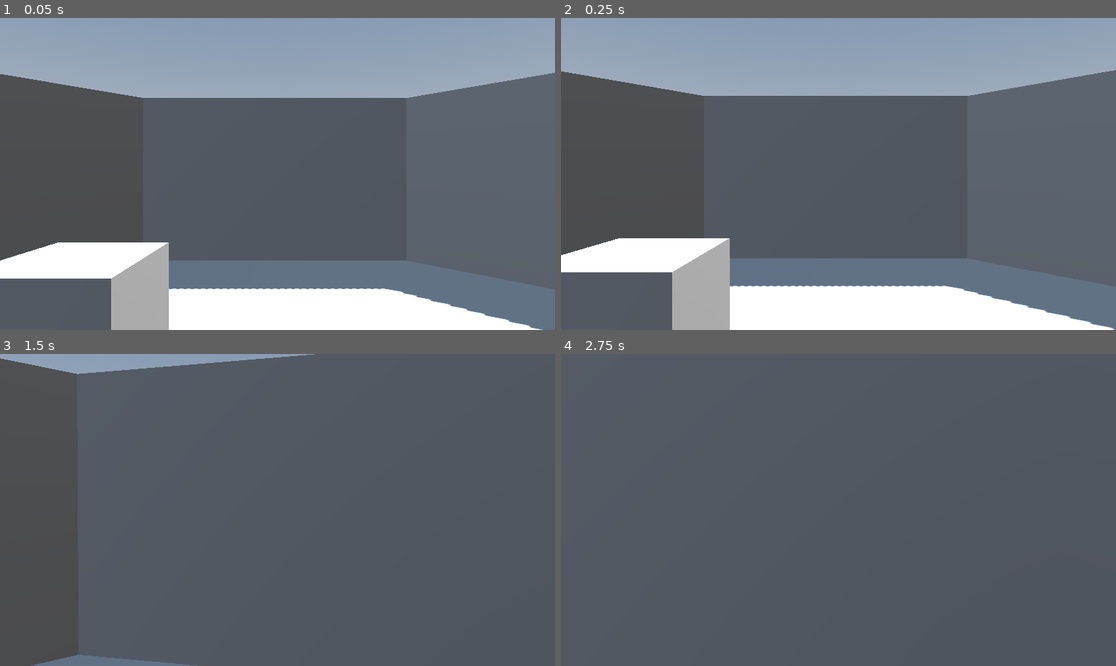
Above: before the commit, frames 1-4 (two rows, left to right).
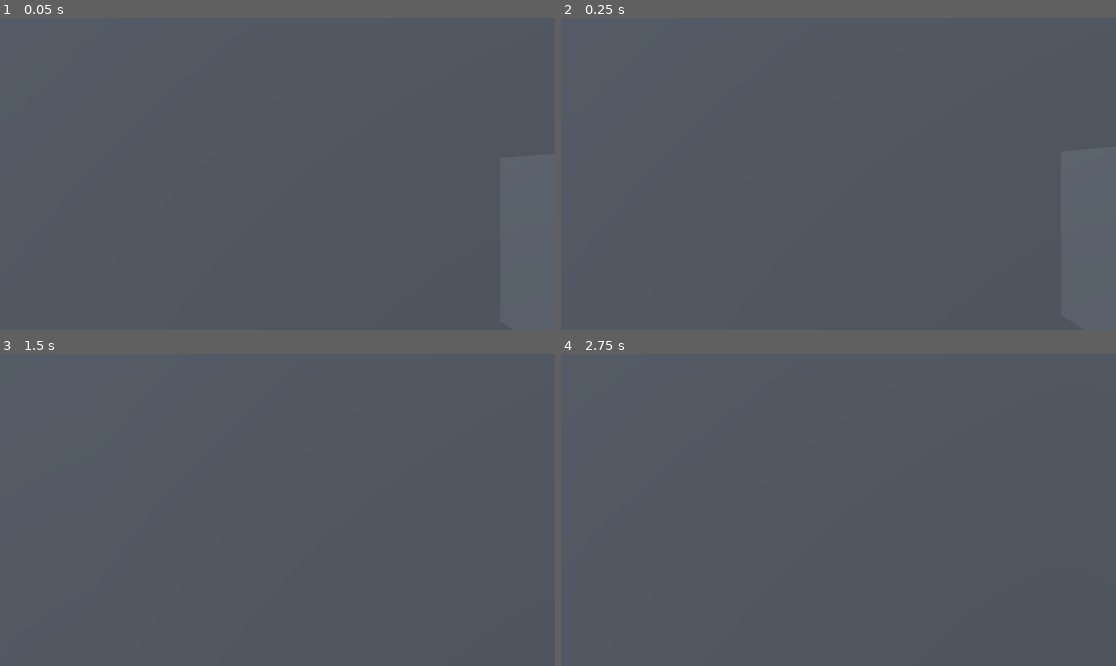
Above: after the commit, the same moments.

Repository: fabio98p/spagetti_invasion_jam
Game: Godot game, scene res://Levels/level_1/experimental.tscn
The game is run twice, just before and just after one commit, with the same random seed, the same clock (stepped at 60 frames per second) and the same inputs. The project has no main scene, so this scene is started directly.
Inputs (mouse positions are in pixels of both pictures, inside the frame that each line leads up to):
- Up to frame 1 (0.05 s): no input
- Up to frame 2 (0.25 s): no input
- Up to frame 3 (1.5 s): tap Enter at 0.5 s; move the mouse to (305, 510) at 0.52 s; hold W (forward) from 0.53 s (still down); tap E (interaction) at 0.6 s; move the mouse to (249, 510) at 1.27 s; tap Shift (sprint) at 1.35 s
- Up to frame 4 (2.75 s): keep holding W (forward); move the mouse to (849, 503) at 2.02 s; tap E (interaction) at 2.1 s

The runs differ from the first frame. In frame 1, 43% of the frame differs, in the area x 0-100%, y 0-100%; in frame 2, 43%; in frame 3, 2.5%; in frame 4, less than 0.1%.

Commit message:
fase ascensore

Diff:
--- a/Interactibles/Button/button.gd
+++ b/Interactibles/Button/button.gd
@@ -1,5 +1,4 @@
 extends interactible
-
 
 
 
--- a/Interactibles/Button/button.tscn
+++ b/Interactibles/Button/button.tscn
@@ -15,5 +15,3 @@
 
 [node name="CollisionShape3D" type="CollisionShape3D" parent="."]
 shape = SubResource("BoxShape3D_u067y")
-
-[connection signal="interact" from="." to="." method="_on_interact"]
--- a/Levels/level_1/experimental.tscn
+++ b/Levels/level_1/experimental.tscn
@@ -1,7 +1,8 @@
-[gd_scene load_steps=6 format=3 uid="uid://dxaip1h3dtt5b"]
+[gd_scene load_steps=7 format=3 uid="uid://dxaip1h3dtt5b"]
 
 [ext_resource type="PackedScene" uid="uid://y8ebu5mpmgbd" path="res://Player/player.tscn" id="1_40o4e"]
 [ext_resource type="PackedScene" uid="uid://c235khf6bdasc" path="res://Interactibles/Button/button.tscn" id="3_5f2k8"]
+[ext_resource type="PackedScene" uid="uid://csagxaxdjf46w" path="res://elevator_door.tscn" id="3_x5wpe"]
 
 [sub_resource type="ProceduralSkyMaterial" id="ProceduralSkyMaterial_8uej0"]
 sky_horizon_color = Color(0.662243, 0.671743, 0.686743, 1)
@@ -21,7 +22,7 @@
 environment = SubResource("Environment_oaj82")
 
 [node name="DirectionalLight3D" type="DirectionalLight3D" parent="."]
-transform = Transform3D(-0.866025, -0.433013, 0.25, 0, 0.5, 0.866025, -0.5, 0.75, -0.433013, 0, 0, 0)
+transform = Transform3D(-0.0321783, -0.865577, 0.499741, -9.83849e-09, 0.5, 0.866025, -0.999482, 0.0278667, -0.0160891, 0, 0, 0)
 shadow_enabled = true
 
 [node name="Floor" type="CSGBox3D" parent="."]
@@ -155,17 +156,12 @@
 size = Vector3(0.1, 4.01123, 3.75195)
 
 [node name="CSGBox3D" type="CSGBox3D" parent="Elevator/Wall7"]
-transform = Transform3D(1, 0, 0, 0, 1, 0, 0, 0, 1, 0, -0.271918, 0)
-operation = 2
-size = Vector3(1, 1.77637, 0.425781)
+transform = Transform3D(1, 0, 0, 0, 1, 0, 0, 0, 1, 0, -0.000922322, -0.0236816)
+operation = 2
+size = Vector3(1, 2.4082, 0.810059)
 
 [node name="CharacterBody3D" parent="." instance=ExtResource("1_40o4e")]
-transform = Transform3D(1, 0, 0, 0, 1, 0, 0, 0, 1, 0, 1.54613, 0)
-
-[node name="StaticBody3D" parent="." instance=ExtResource("3_5f2k8")]
-transform = Transform3D(1, 0, 0, 0, 1, 0, 0, 0, 1, -1.43494, 1, -2.38481)
-collision_layer = 5
-collision_mask = 5
+transform = Transform3D(1, 0, 0, 0, 1, 0, 0, 0, 1, 35.8894, 1.54613, 0)
 
 [node name="Changing_room" type="CSGCombiner3D" parent="."]
 use_collision = true
@@ -240,3 +236,13 @@
 [node name="Wall3" type="CSGBox3D" parent="Relax_room"]
 transform = Transform3D(1, 0, 0, 0, 1, 0, 0, 0, 2, -2, 1.039, 9.96973)
 size = Vector3(0.1, 5, 0.969727)
+
+[node name="Elevator_door" parent="." instance=ExtResource("3_x5wpe")]
+transform = Transform3D(1, 0, 0, 0, 1, 0, 0, 0, 1, 36.986, 1.5998, -0.27422)
+
+[node name="Button" parent="." instance=ExtResource("3_5f2k8")]
+transform = Transform3D(1, 0, 0, 0, 1, 0, 0, 0, 1, 37.7723, 1.71767, -1.45)
+int_name = "bottone"
+
+[connection signal="interact" from="Button" to="Elevator_door" method="_on_button_interact"]
+[connection signal="interact" from="Button" to="Elevator_door" method="toggle"]
--- a/Player/player.gd
+++ b/Player/player.gd
@@ -10,7 +10,7 @@
 
 #head bob
 const BOB_FREQ = 3
-const BOB_AMP = 0.05
+const BOB_AMP = 0.02
 var t_bob = 0.0
 
 
--- /dev/null
+++ b/elevator_door.gd
@@ -0,0 +1,19 @@
+extends Node3D
+
+var playback : AnimationNodeStateMachinePlayback
+var is_open := false
+
+func _ready() -> void:
+	playback = $AnimationTree.get("parameters/playback")
+
+func toggle():
+	is_open = not is_open
+	print("ciao")
+	if is_open:
+		playback.travel("open_door")
+	else:
+		playback.travel("RESET")
+
+
+func _on_button_interact() -> void:
+	print("ciao")
--- /dev/null
+++ b/elevator_door.tscn
@@ -0,0 +1,189 @@
+[gd_scene load_steps=14 format=3 uid="uid://csagxaxdjf46w"]
+
+[ext_resource type="Script" uid="uid://dj4betpne30py" path="res://elevator_door.gd" id="1_you3r"]
+
+[sub_resource type="BoxMesh" id="BoxMesh_you3r"]
+
+[sub_resource type="ConvexPolygonShape3D" id="ConvexPolygonShape3D_3u8dv"]
+points = PackedVector3Array(0.5, 0.5, 0.5, 0.5, 0.5, -0.5, -0.5, 0.5, 0.5, 0.5, -0.5, 0.5, 0.5, -0.5, -0.5, -0.5, 0.5, -0.5, -0.5, -0.5, 0.5, -0.5, -0.5, -0.5)
+
+[sub_resource type="ConvexPolygonShape3D" id="ConvexPolygonShape3D_you3r"]
+points = PackedVector3Array(0.5, 0.5, 0.5, 0.5, 0.5, -0.5, -0.5, 0.5, 0.5, 0.5, -0.5, 0.5, 0.5, -0.5, -0.5, -0.5, 0.5, -0.5, -0.5, -0.5, 0.5, -0.5, -0.5, -0.5)
+
+[sub_resource type="Animation" id="Animation_3u8dv"]
+resource_name = "open_door"
+length = 2.0
+tracks/0/type = "value"
+tracks/0/imported = false
+tracks/0/enabled = true
+tracks/0/path = NodePath("StaticBody3D/MeshInstance3D:position")
+tracks/0/interp = 1
+tracks/0/loop_wrap = true
+tracks/0/keys = {
+"times": PackedFloat32Array(0, 2),
+"transitions": PackedFloat32Array(1, 1),
+"update": 0,
+"values": [Vector3(0.429585, 0, 0), Vector3(-0.324971, 0, 0)]
+}
+tracks/1/type = "value"
+tracks/1/imported = false
+tracks/1/enabled = true
+tracks/1/path = NodePath("StaticBody3D/CollisionShape3D:position")
+tracks/1/interp = 1
+tracks/1/loop_wrap = true
+tracks/1/keys = {
+"times": PackedFloat32Array(0, 2),
+"transitions": PackedFloat32Array(1, 1),
+"update": 0,
+"values": [Vector3(0.429585, 0, 0), Vector3(-0.324971, 0, 0)]
+}
+tracks/2/type = "value"
+tracks/2/imported = false
+tracks/2/enabled = true
+tracks/2/path = NodePath("StaticBody3D2/MeshInstance3D2:position")
+tracks/2/interp = 1
+tracks/2/loop_wrap = true
+tracks/2/keys = {
+"times": PackedFloat32Array(0, 2),
+"transitions": PackedFloat32Array(1, 1),
+"update": 0,
+"values": [Vector3(1.22706, 0, 0), Vector3(1.99503, 0, 0)]
+}
+tracks/3/type = "value"
+tracks/3/imported = false
+tracks/3/enabled = true
+tracks/3/path = NodePath("StaticBody3D2/CollisionShape3D2:position")
+tracks/3/interp = 1
+tracks/3/loop_wrap = true
+tracks/3/keys = {
+"times": PackedFloat32Array(0, 2),
+"transitions": PackedFloat32Array(1, 1),
+"update": 0,
+"values": [Vector3(1.22706, 0, 0), Vector3(1.99503, 0, 0)]
+}
+
+[sub_resource type="Animation" id="Animation_you3r"]
+length = 0.001
+tracks/0/type = "value"
+tracks/0/imported = false
+tracks/0/enabled = true
+tracks/0/path = NodePath("StaticBody3D/MeshInstance3D:position")
+tracks/0/interp = 1
+tracks/0/loop_wrap = true
+tracks/0/keys = {
+"times": PackedFloat32Array(0),
+"transitions": PackedFloat32Array(1),
+"update": 0,
+"values": [Vector3(0.429585, 0, 0)]
+}
+tracks/1/type = "value"
+tracks/1/imported = false
+tracks/1/enabled = true
+tracks/1/path = NodePath("StaticBody3D/CollisionShape3D:position")
+tracks/1/interp = 1
+tracks/1/loop_wrap = true
+tracks/1/keys = {
+"times": PackedFloat32Array(0),
+"transitions": PackedFloat32Array(1),
+"update": 0,
+"values": [Vector3(0.429585, 0, 0)]
+}
+tracks/2/type = "value"
+tracks/2/imported = false
+tracks/2/enabled = true
+tracks/2/path = NodePath("StaticBody3D2/MeshInstance3D2:position")
+tracks/2/interp = 1
+tracks/2/loop_wrap = true
+tracks/2/keys = {
+"times": PackedFloat32Array(0),
+"transitions": PackedFloat32Array(1),
+"update": 0,
+"values": [Vector3(1.22706, 0, 0)]
+}
+tracks/3/type = "value"
+tracks/3/imported = false
+tracks/3/enabled = true
+tracks/3/path = NodePath("StaticBody3D2/CollisionShape3D2:position")
+tracks/3/interp = 1
+tracks/3/loop_wrap = true
+tracks/3/keys = {
+"times": PackedFloat32Array(0),
+"transitions": PackedFloat32Array(1),
+"update": 0,
+"values": [Vector3(1.22706, 0, 0)]
+}
+
+[sub_resource type="AnimationLibrary" id="AnimationLibrary_xi2ua"]
+_data = {
+&"RESET": SubResource("Animation_you3r"),
+&"open_door": SubResource("Animation_3u8dv")
+}
+
+[sub_resource type="AnimationNodeAnimation" id="AnimationNodeAnimation_3u8dv"]
+animation = &"RESET"
+
+[sub_resource type="AnimationNodeAnimation" id="AnimationNodeAnimation_you3r"]
+animation = &"open_door"
+
+[sub_resource type="AnimationNodeStateMachineTransition" id="AnimationNodeStateMachineTransition_xi2ua"]
+advance_mode = 2
+
+[sub_resource type="AnimationNodeStateMachineTransition" id="AnimationNodeStateMachineTransition_vu8ev"]
+switch_mode = 2
+
+[sub_resource type="AnimationNodeStateMachineTransition" id="AnimationNodeStateMachineTransition_bqbt6"]
+switch_mode = 2
+
+[sub_resource type="AnimationNodeStateMachine" id="AnimationNodeStateMachine_ajajq"]
+states/RESET/node = SubResource("AnimationNodeAnimation_3u8dv")
+states/RESET/position = Vector2(449, 164)
+states/Start/position = Vector2(211, 82)
+states/open_door/node = SubResource("AnimationNodeAnimation_you3r")
+states/open_door/position = Vector2(449, 40)
+transitions = ["Start", "RESET", SubResource("AnimationNodeStateMachineTransition_xi2ua"), "open_door", "RESET", SubResource("AnimationNodeStateMachineTransition_vu8ev"), "RESET", "open_door", SubResource("AnimationNodeStateMachineTransition_bqbt6")]
+graph_offset = Vector2(-63, -9)
+
+[node name="Elevator_door" type="Node3D"]
+script = ExtResource("1_you3r")
+
+[node name="StaticBody3D" type="StaticBody3D" parent="."]
+
+[node name="MeshInstance3D" type="MeshInstance3D" parent="StaticBody3D"]
+transform = Transform3D(0.788088, 0, 0, 0, 2.1491, 0, 0, 0, 0.182687, 0.429585, 0, 0)
+mesh = SubResource("BoxMesh_you3r")
+
+[node name="CollisionShape3D" type="CollisionShape3D" parent="StaticBody3D"]
+transform = Transform3D(0.788088, 0, 0, 0, 2.1491, 0, 0, 0, 0.182687, 0.429585, 0, 0)
+shape = SubResource("ConvexPolygonShape3D_3u8dv")
+
+[node name="StaticBody3D2" type="StaticBody3D" parent="."]
+
+[node name="MeshInstance3D2" type="MeshInstance3D" parent="StaticBody3D2"]
+transform = Transform3D(0.788088, 0, 0, 0, 2.1491, 0, 0, 0, 0.182687, 1.22706, 0, 0)
+mesh = SubResource("BoxMesh_you3r")
+skeleton = NodePath("../../StaticBody3D")
+
+[node name="CollisionShape3D2" type="CollisionShape3D" parent="StaticBody3D2"]
+transform = Transform3D(0.788088, 0, 0, 0, 2.1491, 0, 0, 0, 0.182687, 1.22706, 0, 0)
+shape = SubResource("ConvexPolygonShape3D_you3r")
+
+[node name="CSGBox3D" type="CSGBox3D" parent="."]
+transform = Transform3D(0.999817, 0, 0, 0, 0.999817, 0, 0, 0, 0.999817, 0, 0, 0)
+size = Vector3(0.111, 2.2, 0.229)
+
+[node name="CSGBox3D2" type="CSGBox3D" parent="."]
+transform = Transform3D(0.999817, 0, 0, 0, 0.999817, 0, 0, 0, 0.999817, 1.672, 0, 0)
+size = Vector3(0.111, 2.2, 0.229)
+
+[node name="CSGBox3D3" type="CSGBox3D" parent="."]
+transform = Transform3D(-4.37034e-08, -0.999817, 0, 0.999817, -4.37034e-08, 0, 0, 0, 0.999817, 0.836152, 1.13533, 0)
+size = Vector3(0.111, 1.78271, 0.229)
+
+[node name="AnimationPlayer" type="AnimationPlayer" parent="."]
+libraries = {
+&"": SubResource("AnimationLibrary_xi2ua")
+}
+
+[node name="AnimationTree" type="AnimationTree" parent="."]
+tree_root = SubResource("AnimationNodeStateMachine_ajajq")
+anim_player = NodePath("../AnimationPlayer")
--- a/project.godot
+++ b/project.godot
@@ -48,6 +48,10 @@
 ]
 }
 
+[physics]
+
+3d/physics_engine="Jolt Physics"
+
 [rendering]
 
 renderer/rendering_method="gl_compatibility"
Not shown, added: elevator_door.gd.uid
